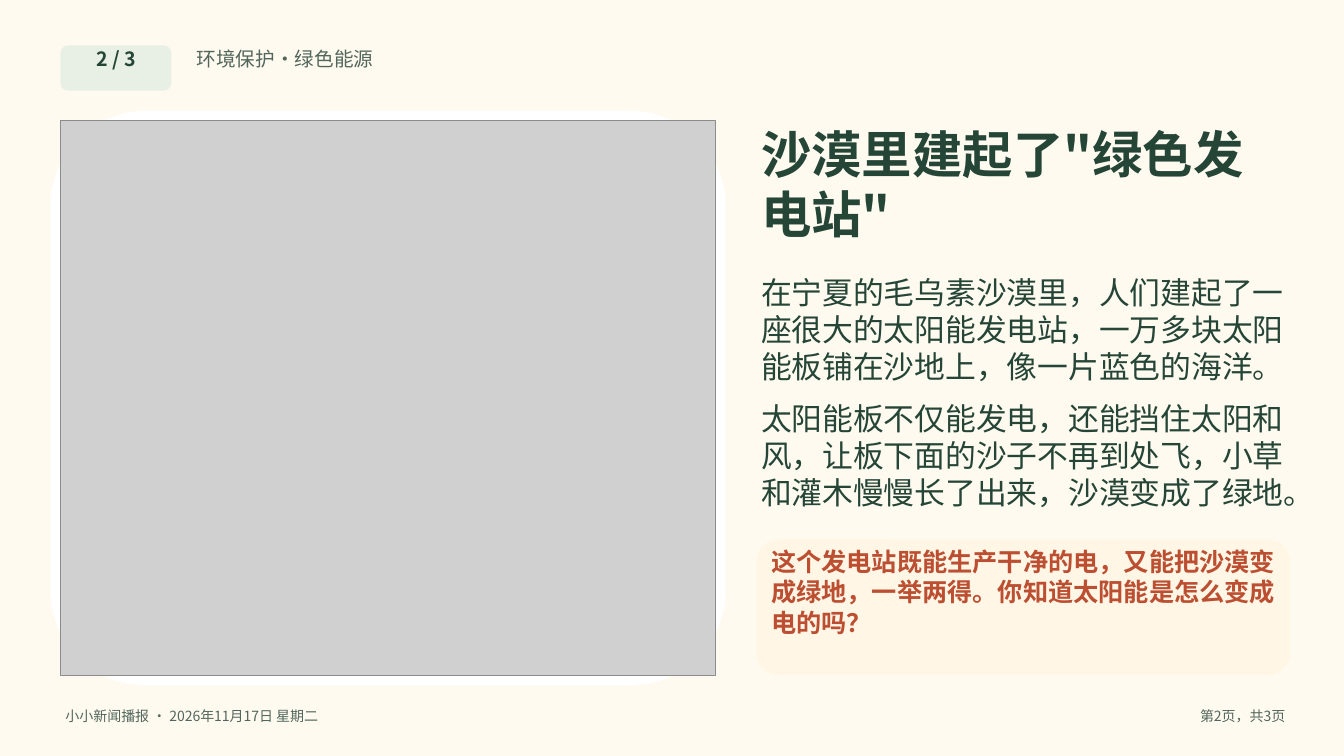
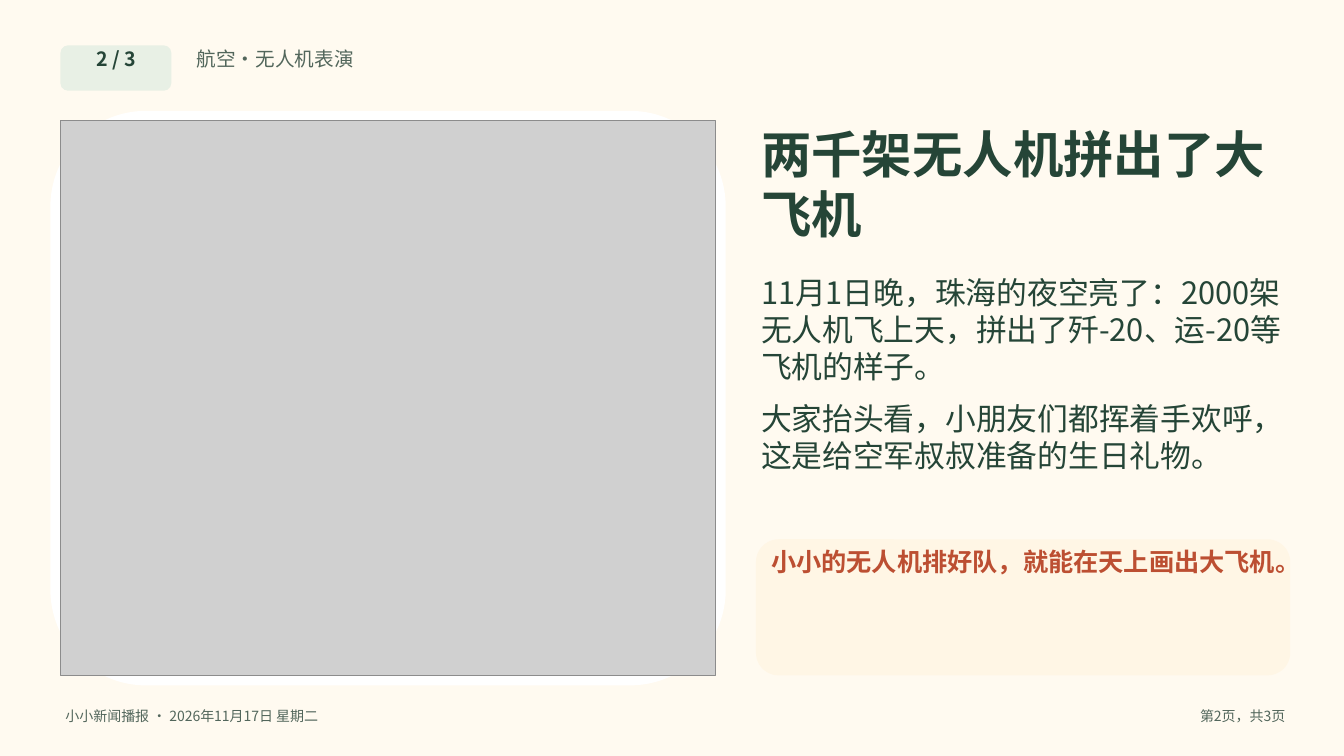
Before and after one commit to solomonhe-hgx/daily-news, a slide deck: slide 2 of daily-news/2026-11-17/今日新闻-2026-11-17.pptx. Drawn at 1344x756 pixels with LibreOffice and Linux fonts; fonts in the diff are those of the drawing; grey boxes stand for pictures. Boxes give left, top, right and bottom in pixels: in the first picture for what was removed or moved away, otherwise in the second. Text is boxed around its words. In the diff, an @@ line names an element or a change of style, - is before the commit and + after.

```diff
--- a/daily-news/2026-11-17/今日新闻-2026-11-17.pptx
+++ b/daily-news/2026-11-17/今日新闻-2026-11-17.pptx
@@ text at [197, 49, 354, 68]: text changed @@
-环境保护·绿色能源
+航空·无人机表演
@@ text at [761, 130, 1265, 238]: text changed @@
-沙漠里建起了"绿色发电站"
+两千架无人机拼出了大飞机
@@ text at [761, 278, 1281, 381]: text changed @@
-在宁夏的毛乌素沙漠里，人们建起了一座很大的太阳能发电站，一万多块太阳能板铺在沙地上，像一片蓝色的海洋。
+11月1日晚，珠海的夜空亮了：2000架无人机飞上天，拼出了歼-20、运-20等飞机的样子。
@@ text at [761, 404, 1284, 470]: text changed @@
-太阳能板不仅能发电，还能挡住太阳和风，让板下面的沙子不再到处飞，小草和灌木慢慢长了出来，沙漠变成了绿地。
+大家抬头看，小朋友们都挥着手欢呼，这是给空军叔叔准备的生日礼物。
@@ text at [771, 549, 1300, 574]: text changed @@
-这个发电站既能生产干净的电，又能把沙漠变成绿地，一举两得。你知道太阳能是怎么变成电的吗？
+小小的无人机排好队，就能在天上画出大飞机。
```
Also in this commit, not shown: 2 other slides changed, 7 other files.
